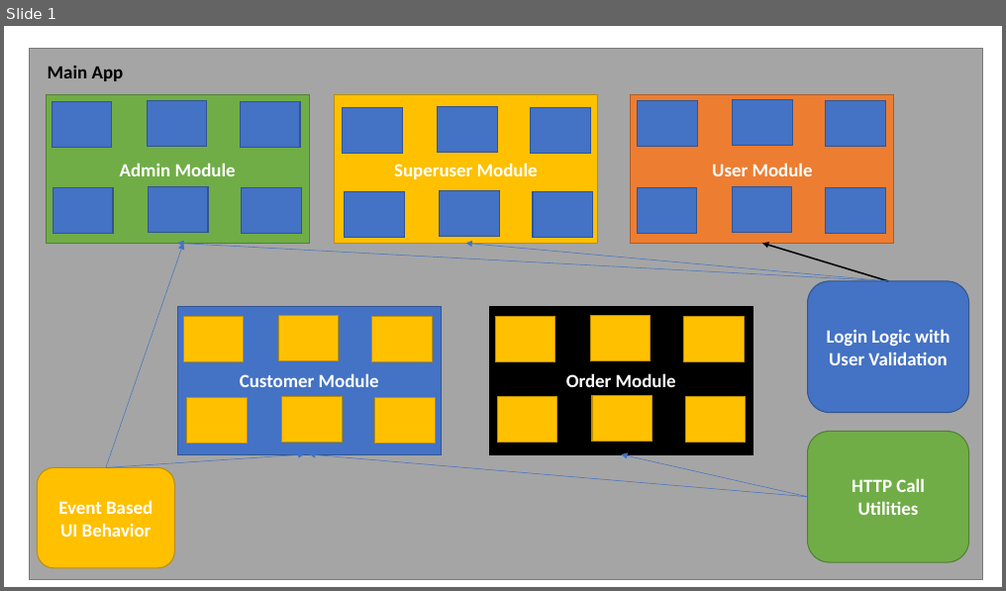
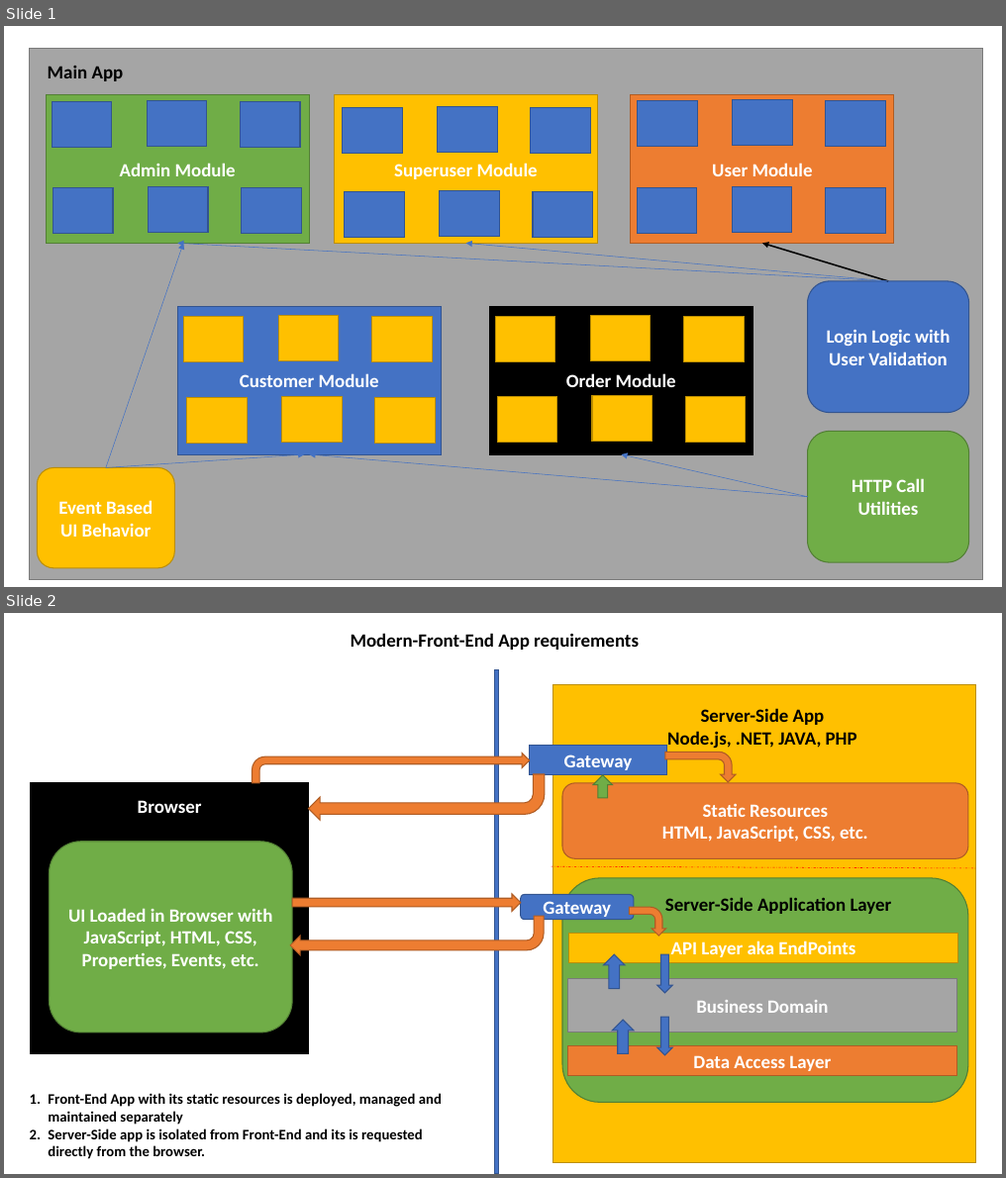
Before and after one commit to maheshsabnis/Blaz_Ng_Jan2022, a slide deck: images_NG.pptx. Shown one above the other, each under a label of ours: slide 1 before the commit, slides 1 and 2 after it. The pictures are 1006x591 and 1006x1178 pixels, drawn with LibreOffice and Linux fonts; fonts in the diff are those of the drawing. Boxes give left, top, right and bottom in pixels: in the first picture for what was removed or moved away, otherwise in the second. Text is boxed around its words. In the diff, an @@ line names an element or a change of style, - is before the commit and + after.

```diff
--- a/images_NG.pptx
+++ b/images_NG.pptx
@@ slide 2 added at (4,613,1002,1174), background #FFFFFF @@
@@ text added at (350,633,639,650), 18 pt, text #000000, bold @@
+Modern-Front-End App requirements
@@ rectangle added at (494,669,498,1174), fill #4472C4, outline #325491 1 pt @@
@@ rectangle added at (552,685,976,1162), fill #FFC000, outline #BD8E00 1 pt @@
@@ text added at (667,708,857,749), 18 pt, text #000000, bold @@
+Server-Side App
+Node.js, .NET, JAVA, PHP
@@ bent arrow added at (252,753,530,783), fill #ED7D31, outline #AF5C24 1 pt @@
@@ rectangle added at (530,745,666,774), fill #4472C4, outline #325491 1 pt, 18 pt, text #FFFFFF, bold @@
+Gateway
@@ bent arrow added at (665,753,736,782), fill #ED7D31, outline #AF5C24 1 pt @@
@@ rectangle added at (30,783,308,1054), fill #000000, outline #000000 1 pt, 18 pt, text #FFFFFF, bold @@
+Browser
@@ bent arrow added at (309,774,545,820), fill #ED7D31, outline #AF5C24 1 pt @@
@@ rounded rectangle added at (562,783,968,859), fill #ED7D31, outline #AF5C24 1 pt, 18 pt, text #FFFFFF, bold @@
+Static Resources
+HTML, JavaScript, CSS, etc.
@@ up arrow added at (593,775,612,798), fill #70AD47, outline #538035 1 pt @@
@@ rounded rectangle added at (49,842,292,1032), fill #70AD47, outline #538035 1 pt, 18 pt, text #FFFFFF, bold @@
+UI Loaded in Browser with JavaScript, HTML, CSS, Properties, Events, etc.
@@ line added from (551, 866) to (976, 868), #FF0000 0.5 pt dashed @@
@@ rounded rectangle added at (562,878,968,1103), fill #70AD47, outline #538035 1 pt @@
@@ right arrow added at (292,894,521,912), fill #ED7D31, outline #AF5C24 1 pt @@
@@ rounded rectangle added at (521,894,634,919), fill #4472C4, outline #325491 1 pt, 18 pt, text #FFFFFF, bold @@
+Gateway
@@ bent arrow added at (630,908,666,936), fill #ED7D31, outline #AF5C24 1 pt @@
@@ text added at (665,897,892,914), 18 pt, text #000000, bold @@
+Server-Side Application Layer
@@ bent arrow added at (290,916,544,956), fill #ED7D31, outline #AF5C24 1 pt @@
@@ rectangle added at (569,933,958,962), fill #FFC000, outline #BD8E00 1 pt, 18 pt, text #FFFFFF, bold @@
+API Layer aka EndPoints
@@ up arrow added at (604,956,625,989), fill #4472C4, outline #325491 1 pt @@
@@ down arrow added at (657,956,673,993), fill #4472C4, outline #325491 1 pt @@
@@ rectangle added at (567,979,957,1033), fill #A5A5A5, outline #7A7A7A 1 pt, 18 pt, text #FFFFFF, bold @@
+Business Domain
@@ up arrow added at (613,1020,634,1054), fill #4472C4, outline #325491 1 pt @@
@@ down arrow added at (657,1017,673,1056), fill #4472C4, outline #325491 1 pt @@
@@ rectangle added at (567,1047,957,1076), fill #ED7D31, outline #AF5C24 1 pt, 18 pt, text #FFFFFF, bold @@
+Data Access Layer
@@ text added at (48,1093,442,1159), 14 pt, text #000000, bold @@
+1. Front-End App with its static resources is deployed, managed and maintained separately
+2. Server-Side app is isolated from Front-End and its is requested directly from the browser.
```
Also in this commit, not shown: 2 other slides added, 1 other file.
